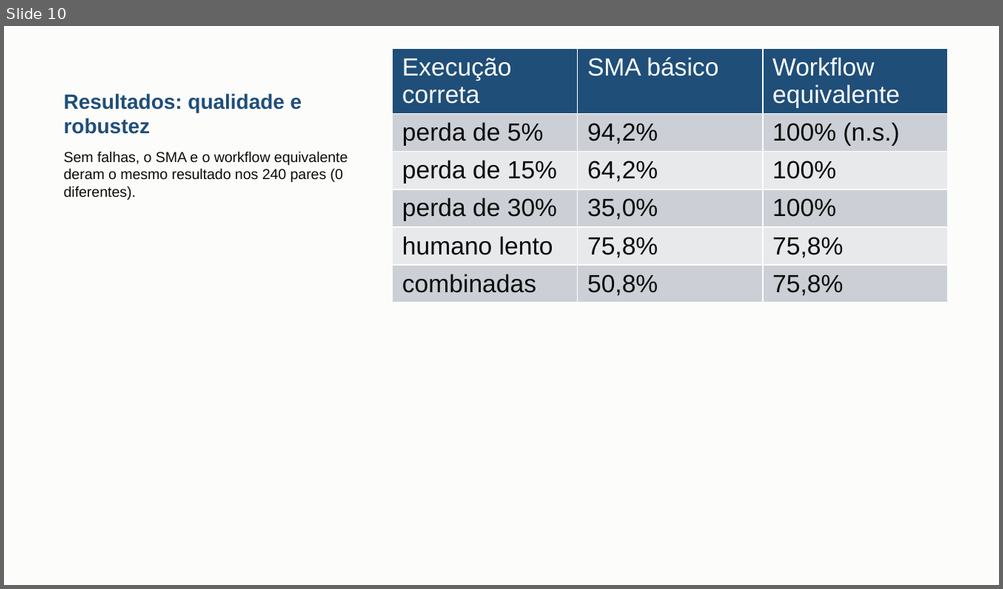
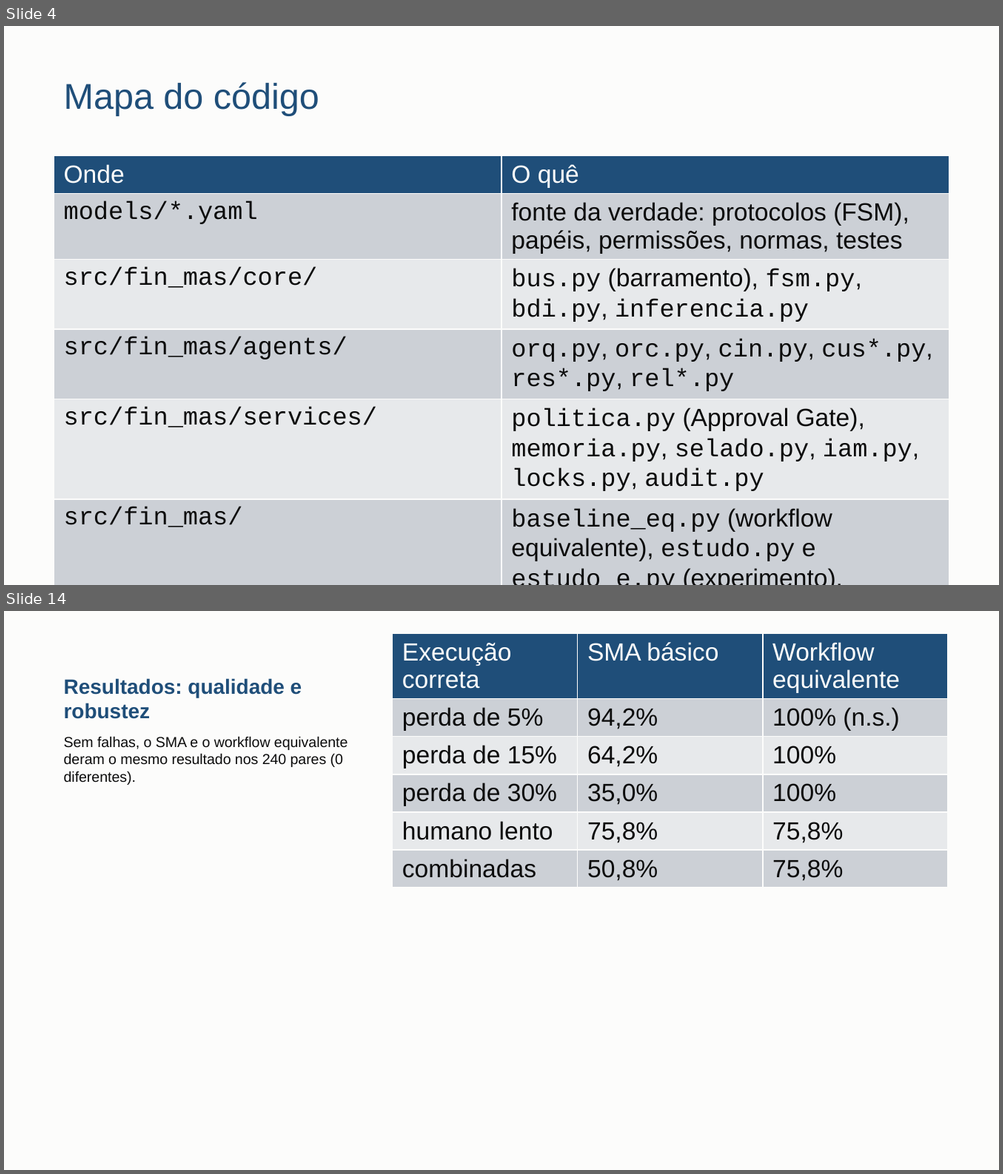
Before and after one commit to danrley-ribeiro/fin-dept-multiagents-project, a slide deck: entregas/dsm4/apresentacao/DSM4-apresentacao.pptx. Shown one above the other, each under a label of ours: slide 10 before the commit, slides 4 and 14 after it; the slides between them are not shown. The pictures are 1003x589 and 1003x1174 pixels, drawn with LibreOffice and Linux fonts; fonts in the diff are those of the drawing. Boxes give left, top, right and bottom in pixels: in the first picture for what was removed or moved away, otherwise in the second. Text is boxed around its words. In the diff, an @@ line names an element or a change of style, - is before the commit and + after.

```diff
--- a/entregas/dsm4/apresentacao/DSM4-apresentacao.pptx
+++ b/entregas/dsm4/apresentacao/DSM4-apresentacao.pptx
@@ slide 4 added at <box>4,26,999,585</box>, background #FCFCFB @@
@@ title added at <box>64,82,319,116</box>, 26 pt, text #1F4E79 @@
+Mapa do código
@@ table added at <box>54,156,949,565</box>, 7 rows, 2 columns @@
+Onde | O quê
+models/*.yaml | fonte da verdade: protocolos (FSM), papéis, permissões, normas, testes
+src/fin_mas/core/ | bus.py (barramento), fsm.py, bdi.py, inferencia.py
+src/fin_mas/agents/ | orq.py, orc.py, cin.py, cus*.py, res*.py, rel*.py
+src/fin_mas/services/ | politica.py (Approval Gate), memoria.py, selado.py, iam.py, locks.py, audit.py
+src/fin_mas/ | baseline_eq.py (workflow equivalente), estudo.py e estudo_e.py (experimento), invariantes.py
+tests/ e web/e2e/ | unit, e2e, integração, TUI e Playwright; tools/trace.py --check
@@ what was slide 10 is now slide 14 @@
```
Also in this commit, not shown: 11 slides changed, 3 other slides added, 1 slide removed, 2 other files.
